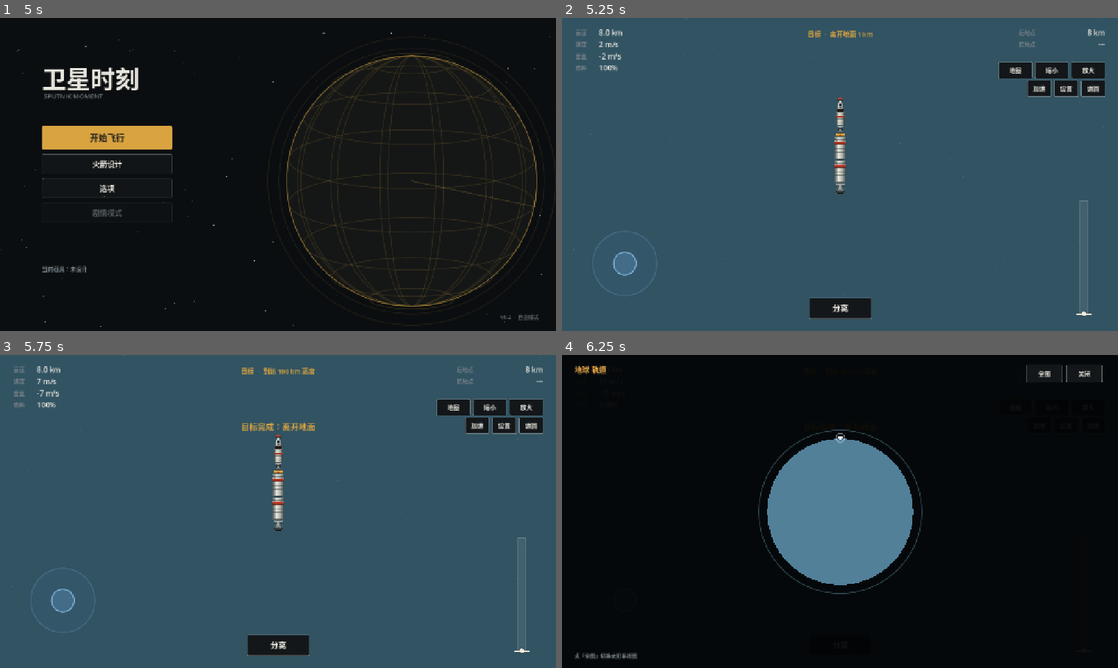
Above: before the commit, frames 1-4 (two rows, left to right).
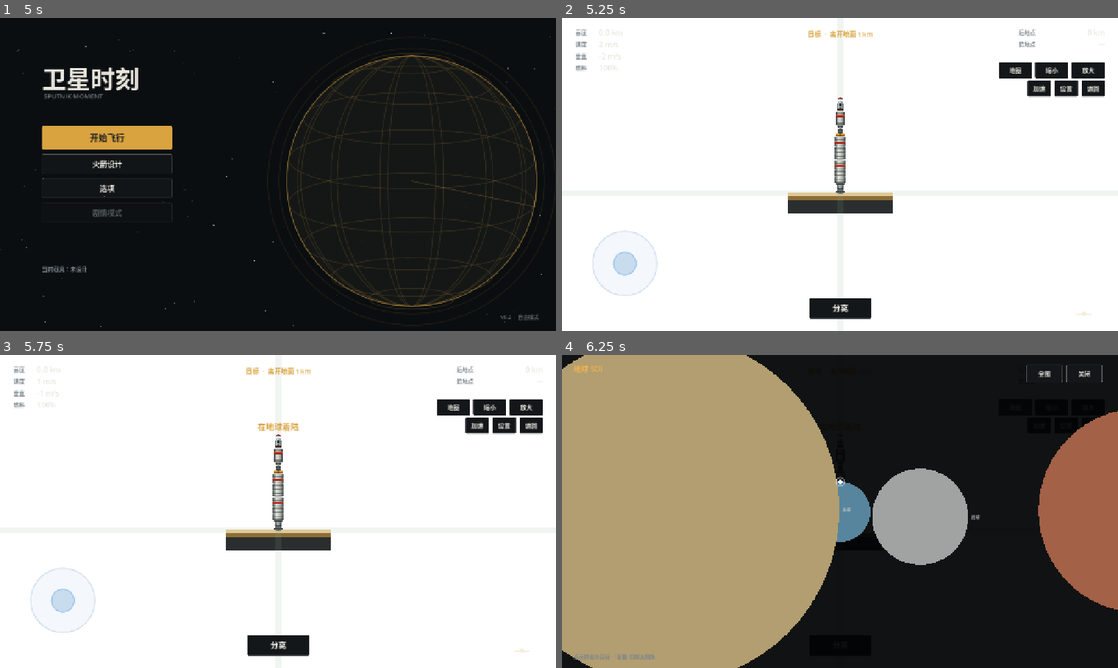
Above: after the commit, the same moments.

Repository: JeanWenzelCN/SputnikMoment
Game: Godot game, scene res://scenes/Main.tscn
Two runs of this game, one before a commit and one after it. Both use one fixed random seed, a clock stepped at 60 frames per second and the inputs below.
Inputs:
- Up to frame 1 (5 s): click "火箭设计" at 0.5 s; click "撤销" at 1.25 s; click "清空" at 2 s; click "放大" at 2.75 s; click "居中" at 3.5 s; click "返回" at 4.25 s
- Up to frame 2 (5.25 s): click "开始飞行" at 5 s
- Up to frame 3 (5.75 s): no input
- Up to frame 4 (6.25 s): click "地图" at 5.75 s

Frame 1 is identical in both runs. In frame 2, 97% of the frame differs, in the area x 0-100%, y 0-100%; in frame 3, 97%; in frame 4, 59%.

Commit message:
改为日心太阳系+SOI参考系；地平线分离；天体目标点选与转移估算

Diff:
--- a/scripts/data/solar.gd
+++ b/scripts/data/solar.gd
@@ -1,32 +1,36 @@
 extends RefCounted
-## 太阳系天体表（缩比尺度，单位米）。地球在原点，其余按圆轨道绕地球运行。
-
-const G := 9.80665
+## 日心太阳系：太阳在原点，行星绕太阳，月球绕地球。带 SOI 参考系切换。
 
 const BODIES := [
 	{
-		"id": "earth", "name": "地球",
-		"radius": 600000.0, "g0": 9.80665, "atmo": 70000.0,
+		"id": "sun", "name": "太阳", "parent": "",
+		"radius": 2000000.0, "g0": 274.0, "soi": 0.0, "atmo": 0.0,
 		"orbit_r": 0.0, "orbit_period": 0.0,
-		"color": Color(0.32, 0.50, 0.60),
+		"color": Color(1.0, 0.78, 0.35),
 	},
 	{
-		"id": "moon", "name": "月球",
-		"radius": 160000.0, "g0": 1.62, "atmo": 0.0,
-		"orbit_r": 12000000.0, "orbit_period": 900.0,
-		"color": Color(0.62, 0.64, 0.64),
+		"id": "earth", "name": "地球", "parent": "sun",
+		"radius": 600000.0, "g0": 9.80665, "soi": 5000000.0, "atmo": 70000.0,
+		"orbit_r": 8000000.0, "orbit_period": 300.0,
+		"color": Color(0.34, 0.52, 0.62),
 	},
 	{
-		"id": "mars", "name": "火星",
-		"radius": 340000.0, "g0": 3.71, "atmo": 40000.0,
-		"orbit_r": 34000000.0, "orbit_period": 2400.0,
-		"color": Color(0.62, 0.36, 0.26),
+		"id": "moon", "name": "月球", "parent": "earth",
+		"radius": 160000.0, "g0": 1.62, "soi": 600000.0, "atmo": 0.0,
+		"orbit_r": 1600000.0, "orbit_period": 120.0,
+		"color": Color(0.63, 0.64, 0.64),
 	},
 	{
-		"id": "venus", "name": "金星",
-		"radius": 580000.0, "g0": 8.87, "atmo": 90000.0,
-		"orbit_r": 22000000.0, "orbit_period": 1800.0,
-		"color": Color(0.68, 0.60, 0.42),
+		"id": "venus", "name": "金星", "parent": "sun",
+		"radius": 580000.0, "g0": 8.87, "soi": 3500000.0, "atmo": 90000.0,
+		"orbit_r": 4500000.0, "orbit_period": 220.0,
+		"color": Color(0.70, 0.62, 0.44),
+	},
+	{
+		"id": "mars", "name": "火星", "parent": "sun",
+		"radius": 340000.0, "g0": 3.71, "soi": 3000000.0, "atmo": 40000.0,
+		"orbit_r": 14000000.0, "orbit_period": 600.0,
+		"color": Color(0.64, 0.38, 0.28),
 	},
 ]
 
@@ -36,44 +40,49 @@
 	for b in BODIES:
 		var body: Dictionary = b.duplicate()
 		body["mu"] = float(b["g0"]) * float(b["radius"]) * float(b["radius"])
+		body["pos"] = Vector2.ZERO
+		body["vel"] = Vector2.ZERO
 		body["angle"] = 0.0
-		body["pos"] = Vector2.ZERO
 		out.append(body)
 	return out
 
 
 static func update_positions(bodies: Array, t: float) -> void:
 	for body in bodies:
-		var period: float = float(body["orbit_period"])
-		if period <= 0.0:
+		var parent_id := String(body["parent"])
+		if parent_id.is_empty():
+			body["pos"] = Vector2.ZERO
+			body["vel"] = Vector2.ZERO
 			body["angle"] = 0.0
-			body["pos"] = Vector2.ZERO
-		else:
-			var ang: float = TAU * t / period
-			body["angle"] = ang
-			body["pos"] = Vector2(cos(ang), sin(ang)) * float(body["orbit_r"])
+			continue
+		var parent: Dictionary = find_body(bodies, parent_id)
+		var r: float = float(body["orbit_r"])
+		var period: float = maxf(float(body["orbit_period"]), 0.001)
+		var omega: float = TAU / period
+		var ang: float = omega * t
+		body["angle"] = ang
+		body["pos"] = Vector2(parent["pos"]) + Vector2(cos(ang), sin(ang)) * r
+		body["vel"] = Vector2(parent["vel"]) + Vector2(-sin(ang), cos(ang)) * (r * omega)
 
 
-static func nearest(bodies: Array, p: Vector2) -> Dictionary:
-	var best: Dictionary = {}
-	var best_dist := INF
-	for body in bodies:
-		var d: float = (p - Vector2(body["pos"])).length()
-		if d < best_dist:
-			best_dist = d
-			best = body
-	return best
+static func find_body(bodies: Array, id: String) -> Dictionary:
+	for b in bodies:
+		if String(b["id"]) == id:
+			return b
+	return {}
 
 
-## 主导天体：引力加速度最大的那个（Hill 球近似）。
-static func dominant(bodies: Array, p: Vector2) -> Dictionary:
+## 返回包含该世界坐标的最小 SOI 天体；都不在则返回太阳。
+static func ref_body(bodies: Array, world_pos: Vector2) -> Dictionary:
 	var best: Dictionary = {}
-	var best_force := -1.0
-	for body in bodies:
-		var d: Vector2 = p - Vector2(body["pos"])
-		var dist: float = maxf(d.length(), float(body["radius"]) * 0.35)
-		var f: float = float(body["mu"]) / (dist * dist)
-		if f > best_force:
-			best_force = f
-			best = body
+	var best_soi := INF
+	for b in bodies:
+		var soi: float = float(b["soi"])
+		if soi <= 0.0:
+			continue
+		if (world_pos - Vector2(b["pos"])).length() < soi and soi < best_soi:
+			best_soi = soi
+			best = b
+	if best.is_empty():
+		return find_body(bodies, "sun")
 	return best
--- a/scripts/flight/flight_view.gd
+++ b/scripts/flight/flight_view.gd
@@ -1,5 +1,5 @@
 extends Node2D
-## 飞行场景：太阳系多天体、固定缩放 + 手动缩放、级间分离特效、目标清单。
+## 飞行场景：日心太阳系 + SOI 参考系、固定/手动缩放、目标标记与转移估算。
 
 signal exit_requested
 
@@ -13,14 +13,14 @@
 
 const PAD := 8.0
 const WARPS := [1, 5, 20, 100]
-const START_BODY := "earth"
 
 var bodies: Array = []
 var planet_nodes: Array = []
+var ref: Dictionary = {}
 var vehicle = null
 var hud = null
 
-var pos := Vector2(0.0, -608008.0)
+var pos := Vector2.ZERO
 var vel := Vector2.ZERO
 var rot := 0.0
 var angv := 0.0
@@ -32,25 +32,31 @@
 var map_visible := false
 var orbit_el := {}
 var status_text := ""
-var current_body_id := START_BODY
+var target_id := ""
+var yaw_input := 0.0
 
 var zoom_level := 8.0
 var ship_height := 20.0
 var shake := 0.0
 var flashes: Array = []
-var yaw_input := 0.0
 
 var objectives: Array = []
 var _orbit_timer := 0.0
+var _soi_timer := 0.0
 
 
 func _ready() -> void:
 	Game.ensure_design()
 	bodies = Solar.build()
 	Solar.update_positions(bodies, 0.0)
+	ref = Solar.find_body(bodies, "earth")
+
+	pos = Vector2(0.0, -(float(ref["radius"]) + PAD))
+	vel = Vector2.ZERO
 
 	_build_backdrop()
 	_build_planets()
+	_sync_planet_positions()
 
 	vehicle = Vehicle.new()
 	vehicle.z_index = 5
@@ -77,33 +83,20 @@
 		{"text": "在其他天体着陆", "done": false},
 	]
 
-	orbit_el = Orbit.elements(pos - body_pos(START_BODY), vel, body_mu(START_BODY))
+	_refresh_orbit()
 	_update_view(1.0)
 
 
-func body_pos(id: String) -> Vector2:
-	for b in bodies:
-		if String(b["id"]) == id:
-			return b["pos"]
-	return Vector2.ZERO
-
-
-func body_mu(id: String) -> float:
-	for b in bodies:
-		if String(b["id"]) == id:
-			return float(b["mu"])
-	return 1.0
-
-
 func get_body(id: String) -> Dictionary:
-	for b in bodies:
-		if String(b["id"]) == id:
-			return b
-	return {}
+	return Solar.find_body(bodies, id)
 
 
 func dominant_body() -> Dictionary:
-	return Solar.dominant(bodies, pos)
+	return ref
+
+
+func world_pos() -> Vector2:
+	return Vector2(ref["pos"]) + pos
 
 
 func _build_backdrop() -> void:
@@ -131,15 +124,23 @@
 		sprite.texture = tex
 		sprite.centered = true
 		var radius: float = float(b["radius"])
-		sprite.scale = Vector2(radius * 1.4, radius * 1.4)
+		sprite.scale = Vector2(radius * 1.25, radius * 1.25)
 		sprite.z_index = -2
 		var mat := ShaderMaterial.new()
 		mat.shader = PlanetShader
 		var col: Color = b["color"]
 		mat.set_shader_parameter("surface_tint", Vector3(col.r, col.g, col.b))
+		if String(b["id"]) == "sun":
+			mat.set_shader_parameter("smooth", 1.0)
 		sprite.material = mat
 		add_child(sprite)
 		planet_nodes.append(sprite)
+
+
+func _sync_planet_positions() -> void:
+	var rp: Vector2 = ref["pos"]
+	for i in range(bodies.size()):
+		planet_nodes[i].position = Vector2(bodies[i]["pos"]) - rp
 
 
 func _unhandled_input(event: InputEvent) -> void:
@@ -187,8 +188,8 @@
 	elapsed += total
 
 	Solar.update_positions(bodies, elapsed)
-	for i in range(bodies.size()):
-		planet_nodes[i].position = Vector2(bodies[i]["pos"])
+	_update_ref()
+	_sync_planet_positions()
 
 	if distance_to_surface() > 1.0:
 		landed = false
@@ -207,10 +208,20 @@
 	queue_redraw()
 
 
+func _update_ref() -> void:
+	var wp := world_pos()
+	var nb: Dictionary = Solar.ref_body(bodies, wp)
+	if String(nb["id"]) == String(ref["id"]):
+		return
+	var world_vel: Vector2 = Vector2(ref["vel"]) + vel
+	pos = wp - Vector2(nb["pos"])
+	vel = world_vel - Vector2(nb["vel"])
+	ref = nb
+	status_text = "进入%s引力范围" % String(nb["name"])
+
+
 func _refresh_orbit() -> void:
-	var dom: Dictionary = dominant_body()
-	current_body_id = String(dom["id"])
-	orbit_el = Orbit.elements(pos - Vector2(dom["pos"]), vel, float(dom["mu"]))
+	orbit_el = Orbit.elements(pos, vel, float(ref["mu"]))
 
 
 func _handle_input(delta: float) -> void:
@@ -236,12 +247,8 @@
 
 
 func _step(dt: float) -> void:
-	var dom: Dictionary = dominant_body()
-	var center: Vector2 = dom["pos"]
-	var radius: float = float(dom["radius"])
-	var rel: Vector2 = pos - center
-	var r: float = maxf(rel.length(), radius * 0.3)
-	var accel: Vector2 = -rel.normalized() * (float(dom["mu"]) / (r * r))
+	var r: float = maxf(pos.length(), float(ref["radius"]) * 0.3)
+	var accel: Vector2 = -pos.normalized() * (float(ref["mu"]) / (r * r))
 
 	var thrust: float = vehicle.current_thrust()
 	var fuel_ok: bool = Game.is_cheat("infinite_fuel") or vehicle.current_fuel() > 0.0
@@ -252,8 +259,8 @@
 		accel += Vector2.UP.rotated(rot) * (force / vehicle.mass())
 		vehicle.burn(dt)
 
-	var alt: float = rel.length() - radius
-	var atmo: float = float(dom["atmo"])
+	var alt: float = pos.length() - float(ref["radius"])
+	var atmo: float = float(ref["atmo"])
 	if atmo > 0.0 and alt < atmo and alt > 0.0:
 		var rho: float = 1.225 * exp(-alt / 8500.0)
 		var spd: float = vel.length()
@@ -267,8 +274,7 @@
 
 
 func distance_to_surface() -> float:
-	var dom: Dictionary = dominant_body()
-	return (pos - Vector2(dom["pos"])).length() - float(dom["radius"]) - PAD
+	return pos.length() - float(ref["radius"]) - PAD
 
 
 func altitude() -> float:
@@ -284,26 +290,21 @@
 
 
 func _check_surface() -> void:
-	for b in bodies:
-		var center: Vector2 = b["pos"]
-		var rel: Vector2 = pos - center
-		var dist: float = rel.length()
-		var floor_r: float = float(b["radius"]) + PAD
-		if dist >= floor_r:
-			continue
-		var nrm: Vector2 = rel.normalized()
-		var radial: float = vel.dot(nrm)
-		if radial < -13.0 and not Game.is_cheat("hull"):
-			_crash()
-			return
-		pos = center + nrm * floor_r
-		vel -= nrm * radial
-		if radial < -1.0:
-			landed = true
-			status_text = "在%s着陆" % String(b["name"])
-		elif vel.length() < 2.0:
-			landed = true
-		return
+	var floor_r: float = float(ref["radius"]) + PAD
+	if pos.length() >= floor_r:
+		return
+	var nrm: Vector2 = pos.normalized()
+	var radial: float = vel.dot(nrm)
+	if radial < -13.0 and not Game.is_cheat("hull"):
+		_crash()
+		return
+	pos = nrm * floor_r
+	vel -= nrm * radial
+	if radial < -1.0:
+		landed = true
+		status_text = "在%s着陆" % String(ref["name"])
+	elif vel.length() < 2.0:
+		landed = true
 
 
 func _crash() -> void:
@@ -362,6 +363,49 @@
 		throttle = 1.0
 
 
+func set_target(id: String) -> void:
+	if String(ref["id"]) == id:
+		target_id = ""
+		return
+	target_id = id
+
+
+## 目标距离（米）与相对速度（米/秒）。
+func target_distance() -> float:
+	if target_id.is_empty():
+		return 0.0
+	var tb: Dictionary = get_body(target_id)
+	if tb.is_empty():
+		return 0.0
+	return (world_pos() - Vector2(tb["pos"])).length()
+
+
+func target_rel_speed() -> float:
+	if target_id.is_empty():
+		return 0.0
+	var tb: Dictionary = get_body(target_id)
+	if tb.is_empty():
+		return 0.0
+	var abs_vel: Vector2 = Vector2(ref["vel"]) + vel
+	return (abs_vel - Vector2(tb["vel"])).length()
+
+
+## 霍曼转移第一段 Δv（仅当目标与飞船绕同一天体时有效）。
+func transfer_dv() -> float:
+	if target_id.is_empty():
+		return -1.0
+	var tb: Dictionary = get_body(target_id)
+	if tb.is_empty():
+		return -1.0
+	var r1: float = pos.length()
+	var rel: Vector2 = Vector2(tb["pos"]) - Vector2(ref["pos"])
+	var r2: float = rel.length()
+	if r1 <= 0.0 or r2 <= 0.0 or r2 > float(ref["soi"]):
+		return -1.0
+	var mu: float = float(ref["mu"])
+	return sqrt(mu / r1) * (sqrt(2.0 * r2 / (r1 + r2)) - 1.0)
+
+
 func current_objective() -> String:
 	for o in objectives:
 		if not bool(o["done"]):
@@ -370,7 +414,6 @@
 
 
 func _check_objectives() -> void:
-	var dom: Dictionary = dominant_body()
 	var alt: float = altitude()
 
 	if not bool(objectives[0]["done"]) and alt > 1000.0:
@@ -384,18 +427,17 @@
 	if not bool(objectives[2]["done"]):
 		var peri: float = float(orbit_el.get("peri", 0.0))
 		var e: float = float(orbit_el.get("e", 2.0))
-		if e < 1.0 and peri - float(dom["radius"]) > 70000.0:
+		if e < 1.0 and peri - float(ref["radius"]) > 70000.0:
 			objectives[2]["done"] = true
 			status_text = "目标完成：进入轨道"
 
 	if not bool(objectives[3]["done"]):
 		var moon: Dictionary = get_body("moon")
-		if not moon.is_empty():
-			if (pos - Vector2(moon["pos"])).length() < 1500000.0:
-				objectives[3]["done"] = true
-				status_text = "目标完成：接近月球"
-
-	if not bool(objectives[4]["done"]) and landed and String(dom["id"]) != START_BODY:
+		if not moon.is_empty() and (world_pos() - Vector2(moon["pos"])).length() < 700000.0:
+			objectives[3]["done"] = true
+			status_text = "目标完成：接近月球"
+
+	if not bool(objectives[4]["done"]) and landed and String(ref["id"]) != "earth":
 		objectives[4]["done"] = true
 		status_text = "目标完成：异地着陆"
 
@@ -422,33 +464,30 @@
 		draw_circle(origin, rad * 0.55, Color(1.0, 0.72, 0.32, (1.0 - k) * 0.35))
 		i -= 1
 
-	# 发射台
-	var earth: Dictionary = get_body("earth")
-	if not earth.is_empty() and altitude() < 400.0:
-		var ebase: Vector2 = Vector2(earth["pos"]) + Vector2(0.0, -1.0) * (float(earth["radius"]) + PAD)
-		var up: Vector2 = (ebase - Vector2(earth["pos"])).normalized()
+	# 发射台（只在地球且低空）
+	if String(ref["id"]) == "earth" and altitude() < 400.0:
+		var up: Vector2 = pos.normalized()
 		var right := Vector2(-up.y, up.x)
+		var ebase: Vector2 = up * (float(ref["radius"]) + PAD)
 		var p0: Vector2 = ebase + right * 9.0 - up * 0.5
 		var p1: Vector2 = ebase - right * 9.0 - up * 0.5
 		var p2: Vector2 = ebase - right * 9.0 - up * 3.5
 		var p3: Vector2 = ebase + right * 9.0 - up * 3.5
-		draw_colored_polygon(PackedVector2Array([p0, p1, p2, p3]), Color(0.19, 0.20, 0.20))
+		draw_colored_polygon(PackedVector2Array([p0, p1, p2, p3]), Color(0.17, 0.18, 0.18))
 		draw_line(p0, p1, Color(0.85, 0.64, 0.25, 0.55), 1.2)
-		draw_line(p1, p2, Color(0.10, 0.11, 0.11), 1.0)
-		draw_line(p3, p2, Color(0.10, 0.11, 0.11), 1.0)
-
-	# 地面网格（只在低空）
+
+	# 地面网格
 	if altitude() < 3000.0:
-		var up: Vector2 = (pos - Vector2(dominant_body()["pos"])).normalized()
-		var right := Vector2(-up.y, up.x)
-		var col := Color(0.60, 0.72, 0.62, 0.13)
+		var up2: Vector2 = pos.normalized()
+		var right2 := Vector2(-up2.y, up2.x)
+		var col := Color(0.55, 0.68, 0.58, 0.12)
 		var span := 2500.0
 		for n in range(-20, 21):
-			var off: Vector2 = right * (float(n) * 100.0)
-			draw_line(pos + off - up * span, pos + off + up * span, col, 1.0)
+			var off: Vector2 = right2 * (float(n) * 100.0)
+			draw_line(pos + off - up2 * span, pos + off + up2 * span, col, 1.0)
 		for n in range(-10, 11):
-			var off2: Vector2 = up * (float(n) * 100.0)
-			draw_line(pos + off2 - right * span, pos + off2 + right * span, col, 1.0)
+			var off2: Vector2 = up2 * (float(n) * 100.0)
+			draw_line(pos + off2 - right2 * span, pos + off2 + right2 * span, col, 1.0)
 
 	# 缩得太小时的飞船定位标记
 	if zoom_level * 12.0 < 10.0:
@@ -457,3 +496,16 @@
 		draw_arc(pos, rr, 0.0, TAU, 24, Color(0.92, 0.94, 0.96, 0.85), lw, true)
 		draw_line(pos - Vector2(rr * 1.7, 0.0), pos - Vector2(rr * 0.6, 0.0), Color(0.92, 0.94, 0.96, 0.85), lw)
 		draw_line(pos + Vector2(rr * 0.6, 0.0), pos + Vector2(rr * 1.7, 0.0), Color(0.92, 0.94, 0.96, 0.85), lw)
+
+	# 目标方向指示
+	if not target_id.is_empty() and alive:
+		var tb: Dictionary = get_body(target_id)
+		if not tb.is_empty():
+			var rel: Vector2 = (Vector2(tb["pos"]) - Vector2(ref["pos"])) - pos
+			if rel.length() > 1.0:
+				var dir: Vector2 = rel.normalized()
+				var r_mark: float = 60.0 / zoom_level
+				var p_a: Vector2 = pos + dir * r_mark
+				var p_b: Vector2 = pos + dir * (r_mark * 0.82)
+				var side := Vector2(-dir.y, dir.x) * (r_mark * 0.12)
+				draw_colored_polygon(PackedVector2Array([p_a, p_b + side, p_b - side]), Color(0.55, 0.88, 0.72, 0.9))
--- a/scripts/flight/hud.gd
+++ b/scripts/flight/hud.gd
@@ -18,6 +18,7 @@
 var _apo: Label
 var _peri: Label
 var _objective: Label
+var _target: Label
 var _status: Label
 var _stick = null
 var _slider = null
@@ -84,6 +85,11 @@
 	_objective.offset_bottom = 50.0
 	_objective.horizontal_alignment = HORIZONTAL_ALIGNMENT_CENTER
 	add_child(_objective)
+
+	# 导航目标
+	_target = UI.label("", 13, UI.GREEN)
+	UI.at(_target, Vector2(30, 112), Vector2(460, 22))
+	add_child(_target)
 
 	# 状态提示
 	_status = UI.label("", 19, UI.GOLD)
@@ -240,6 +246,19 @@
 	_status.text = view.status_text if view.alive else "箭体损毁"
 	_slider.set_value(view.throttle)
 
+	if String(view.target_id) == "":
+		_target.text = ""
+	else:
+		var tb: Dictionary = view.get_body(String(view.target_id))
+		if tb.is_empty():
+			_target.text = ""
+		else:
+			var line := "导航：%s   %.0f km   %.0f m/s" % [String(tb["name"]), view.target_distance() / 1000.0, view.target_rel_speed()]
+			var dv: float = view.transfer_dv()
+			if dv > 0.0:
+				line += "   转移 Δv %.0f" % dv
+			_target.text = line
+
 	_map.visible = view.map_visible
 	_map_buttons.visible = view.map_visible
 	if view.map_visible:
--- a/scripts/flight/map_view.gd
+++ b/scripts/flight/map_view.gd
@@ -1,10 +1,15 @@
 extends Control
-## 地图：局部轨道视图 / 太阳系全图两档。
+## 地图：局部 SOI 视图 / 太阳系全图；点击天体可设为导航目标。
 
 const OrbitMath := preload("res://scripts/orbit.gd")
 
 var view = null
 var global_view := false
+var _marks: Array = []
+
+
+func _ready() -> void:
+	mouse_filter = Control.MOUSE_FILTER_STOP
 
 
 func _process(_delta: float) -> void:
@@ -15,70 +20,111 @@
 	global_view = not global_view
 
 
+func _gui_input(event: InputEvent) -> void:
+	if event is InputEventMouseButton and event.pressed and event.button_index == MOUSE_BUTTON_LEFT:
+		_pick(event.position)
+	elif event is InputEventScreenTouch and event.pressed:
+		_pick(event.position)
+
+
+func _pick(at: Vector2) -> void:
+	if view == null:
+		return
+	for m in _marks:
+		if (at - m["p"]).length() < maxf(26.0, float(m["r"]) + 16.0):
+			view.set_target(String(m["id"]))
+			return
+
+
 func _draw() -> void:
 	draw_rect(Rect2(Vector2.ZERO, size), Color(0.008, 0.012, 0.016, 0.94), true)
+	_marks.clear()
 	if view == null:
 		return
 
 	var font := get_theme_default_font()
 	var center := size * 0.5
+	var dom: Dictionary = view.dominant_body()
+	var dom_pos: Vector2 = dom["pos"]
 
 	if global_view:
 		var span := 1.0
 		for b in view.bodies:
 			span = maxf(span, float(b["orbit_r"]) + float(b["radius"]))
-		var scale_g: float = minf(size.x, size.y) * 0.44 / span
+		var sg: float = minf(size.x, size.y) * 0.44 / span
 
 		for b in view.bodies:
 			var orbit_r: float = float(b["orbit_r"])
-			if orbit_r > 0.0:
-				draw_arc(center, orbit_r * scale_g, 0.0, TAU, 128, Color(1, 1, 1, 0.10), 1.0, true)
+			var parent: String = String(b["parent"])
+			if orbit_r > 0.0 and parent == "sun":
+				draw_arc(center, orbit_r * sg, 0.0, TAU, 128, Color(1, 1, 1, 0.10), 1.0, true)
 
 		for b in view.bodies:
-			var p: Vector2 = center + Vector2(b["pos"]) * scale_g
-			var r: float = maxf(3.0, float(b["radius"]) * scale_g * 6.0)
-			draw_circle(p, r, b["color"])
-			draw_string(font, p + Vector2(r + 4.0, 4.0), String(b["name"]), HORIZONTAL_ALIGNMENT_LEFT, -1, 12, Color(0.72, 0.76, 0.78))
+			var p: Vector2 = center + Vector2(b["pos"]) * sg
+			var r: float = maxf(3.0, float(b["radius"]) * sg * 8.0)
+			var col: Color = b["color"]
+			if String(b["id"]) == view.target_id:
+				draw_arc(p, r + 8.0, 0.0, TAU, 24, Color(0.55, 0.88, 0.72, 0.9), 2.0, true)
+			draw_circle(p, r, col)
+			draw_string(font, p + Vector2(r + 5.0, 4.0), String(b["name"]), HORIZONTAL_ALIGNMENT_LEFT, -1, 11, Color(0.72, 0.76, 0.78))
+			_marks.append({"id": String(b["id"]), "p": p, "r": r})
 
-		var ship_p: Vector2 = center + view.pos * scale_g
+		var ship_p: Vector2 = center + Vector2(dom_pos + view.pos - Vector2(dom["pos"])) * sg
 		draw_circle(ship_p, 3.5, Color(1.0, 0.86, 0.45))
-		draw_arc(ship_p, 8.0, 0.0, TAU, 20, Color(1.0, 0.86, 0.45, 0.5), 1.0, true)
-		draw_string(font, Vector2(28, 40), "太阳系", HORIZONTAL_ALIGNMENT_LEFT, -1, 17, Color(0.96, 0.70, 0.30))
+		draw_string(font, Vector2(26, 38), "太阳系", HORIZONTAL_ALIGNMENT_LEFT, -1, 17, Color(0.96, 0.70, 0.30))
 	else:
-		var dom: Dictionary = view.dominant_body()
-		var dom_r: float = float(dom["radius"])
-		var apo: float = float(view.orbit_el.get("apo", dom_r * 2.0))
-		if not is_finite(apo):
-			apo = dom_r * 4.0
-		var span2: float = maxf(apo, dom_r * 1.8)
-		var scale_l: float = minf(size.x, size.y) * 0.42 / span2
+		var soi: float = float(dom["soi"])
+		if soi <= 0.0:
+			soi = 16000000.0
+		var apo: float = float(view.orbit_el.get("apo", 0.0))
+		if not is_finite(apo) or apo <= 0.0:
+			apo = float(dom["radius"]) * 2.0
+		var span2: float = maxf(maxf(apo * 1.15, float(dom["radius"]) * 1.9), soi * 0.55)
+		var sl: float = minf(size.x, size.y) * 0.44 / span2
 
-		draw_circle(center, dom_r * scale_l, dom["color"])
-		if float(dom["atmo"]) > 0.0:
-			draw_arc(center, (dom_r + float(dom["atmo"])) * scale_l, 0.0, TAU, 96, Color(0.45, 0.68, 0.80, 0.35), 1.0, true)
+		# 本天体
+		var r_dom: float = float(dom["radius"]) * sl
+		if String(dom["id"]) == view.target_id:
+			draw_arc(center, r_dom + 8.0, 0.0, TAU, 40, Color(0.55, 0.88, 0.72, 0.9), 2.0, true)
+		draw_circle(center, r_dom, dom["color"])
+		_marks.append({"id": String(dom["id"]), "p": center, "r": r_dom})
+		draw_string(font, center + Vector2(r_dom + 8.0, 4.0), String(dom["name"]), HORIZONTAL_ALIGNMENT_LEFT, -1, 11, Color(0.72, 0.76, 0.78))
 
-		var pts: PackedVector2Array = OrbitMath.sample(view.orbit_el, 220)
+		# 其他天体（相对本天体）
+		for b in view.bodies:
+			if String(b["id"]) == String(dom["id"]):
+				continue
+			var rel: Vector2 = Vector2(b["pos"]) - dom_pos
+			var bp: Vector2 = center + rel * sl
+			if bp.x < -150.0 or bp.x > size.x + 150.0 or bp.y < -150.0 or bp.y > size.y + 150.0:
+				continue
+			var br: float = maxf(2.5, float(b["radius"]) * sl * 6.0)
+			if String(b["id"]) == view.target_id:
+				draw_arc(bp, br + 7.0, 0.0, TAU, 20, Color(0.55, 0.88, 0.72, 0.9), 2.0, true)
+			draw_circle(bp, br, b["color"])
+			draw_string(font, bp + Vector2(br + 6.0, 4.0), String(b["name"]), HORIZONTAL_ALIGNMENT_LEFT, -1, 10, Color(0.70, 0.74, 0.76))
+			_marks.append({"id": String(b["id"]), "p": bp, "r": br})
+
+		# 轨道
+		var pts: PackedVector2Array = OrbitMath.sample(view.orbit_el, 200)
 		if pts.size() > 2:
 			var screen_pts := PackedVector2Array()
 			for p in pts:
-				screen_pts.append(center + p * scale_l)
+				screen_pts.append(center + p * sl)
 			draw_polyline(screen_pts, Color(0.96, 0.66, 0.26, 0.9), 1.6, true)
 
-		var rel: Vector2 = view.pos - Vector2(dom["pos"])
-		var ship: Vector2 = center + rel * scale_l
+		# 飞船
+		var ship: Vector2 = center + view.pos * sl
 		draw_circle(ship, 4.5, Color(0.95, 0.96, 1.0))
 		draw_arc(ship, 10.0, 0.0, TAU, 24, Color(0.95, 0.96, 1.0, 0.45), 1.0, true)
 
-		# 其他天体（若在视野内）
-		for b in view.bodies:
-			if String(b["id"]) == String(dom["id"]):
-				continue
-			var bp: Vector2 = center + (Vector2(b["pos"]) - Vector2(dom["pos"])) * scale_l
-			if bp.x < -200.0 or bp.x > size.x + 200.0 or bp.y < -200.0 or bp.y > size.y + 200.0:
-				continue
-			draw_circle(bp, maxf(2.0, float(b["radius"]) * scale_l * 5.0), b["color"])
-			draw_string(font, bp + Vector2(8.0, 4.0), String(b["name"]), HORIZONTAL_ALIGNMENT_LEFT, -1, 11, Color(0.70, 0.74, 0.76))
+		# 到目标的连线
+		if not view.target_id.is_empty():
+			for m in _marks:
+				if String(m["id"]) == view.target_id:
+					draw_dashed_line(ship, m["p"], Color(0.55, 0.88, 0.72, 0.45), 1.0, 6.0)
+					break
 
-		draw_string(font, Vector2(28, 40), "%s 轨道" % String(dom["name"]), HORIZONTAL_ALIGNMENT_LEFT, -1, 17, Color(0.96, 0.70, 0.30))
+		draw_string(font, Vector2(26, 38), "%s SOI" % String(dom["name"]), HORIZONTAL_ALIGNMENT_LEFT, -1, 17, Color(0.96, 0.70, 0.30))
 
-	draw_string(font, Vector2(28, size.y - 24.0), "点「全图」切换太阳系视图", HORIZONTAL_ALIGNMENT_LEFT, -1, 12, Color(0.48, 0.52, 0.54))
+	draw_string(font, Vector2(26, size.y - 22.0), "点天体设为目标 · 「全图」切换太阳系", HORIZONTAL_ALIGNMENT_LEFT, -1, 12, Color(0.48, 0.52, 0.54))
--- a/shaders/planet.gdshader
+++ b/shaders/planet.gdshader
@@ -7,6 +7,7 @@
 uniform vec3 ice_color : source_color = vec3(0.780, 0.800, 0.790);
 uniform vec3 atmo_color : source_color = vec3(0.350, 0.600, 0.720);
 uniform vec3 surface_tint : source_color = vec3(1.0, 1.0, 1.0);
+uniform float smooth = 0.0;
 uniform float light_dir : hint_range(-3.15, 3.15) = -2.30;
 uniform float terrain_scale = 2.60;
 
@@ -51,10 +52,17 @@
 	float r = length(uv);
 	vec3 light_vec = normalize(vec3(cos(light_dir), sin(light_dir), 0.55));
 
-	if (r > 1.0) {
-		float g = clamp((r - 1.0) / 0.40, 0.0, 1.0);
-		float a = pow(1.0 - g, 2.6) * 0.50;
-		COLOR = vec4(atmo_color * 1.1, a);
+	if (smooth > 0.5) {
+		if (r > 1.0) {
+			discard;
+		}
+		vec3 sn = vec3(uv, sqrt(max(0.0, 1.0 - r * r)));
+		vec3 scol = surface_tint * (0.85 + pow(sn.z, 1.6) * 0.9);
+		COLOR = vec4(scol, 1.0);
+	} else if (r > 1.0) {
+		float g = clamp((r - 1.0) / 0.06, 0.0, 1.0);
+		float a = pow(1.0 - g, 3.0) * 0.30;
+		COLOR = vec4(atmo_color, a);
 	} else {
 		vec3 n = vec3(uv, sqrt(max(0.0, 1.0 - r * r)));
 		vec3 sp = n * terrain_scale;
